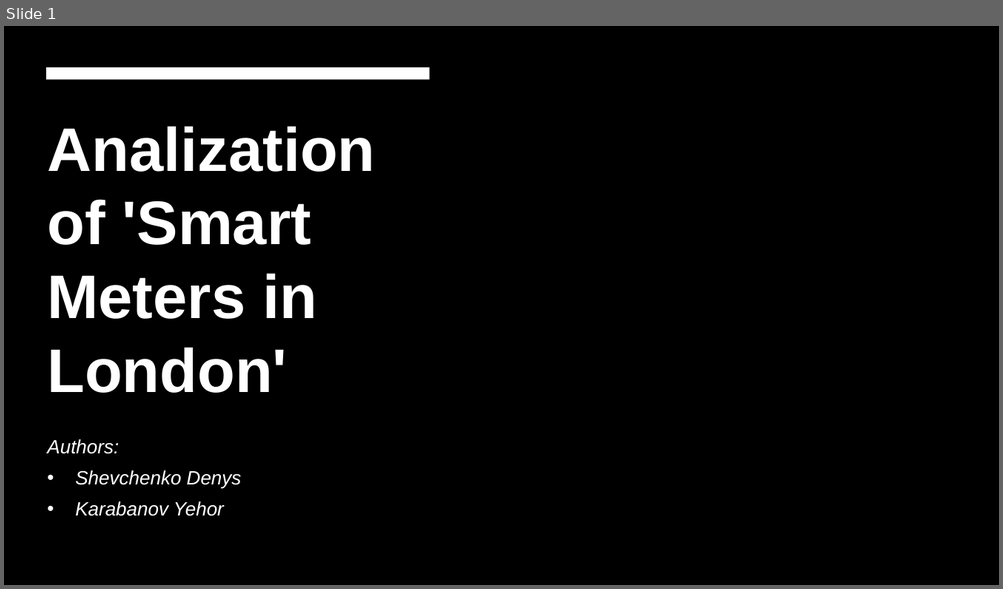
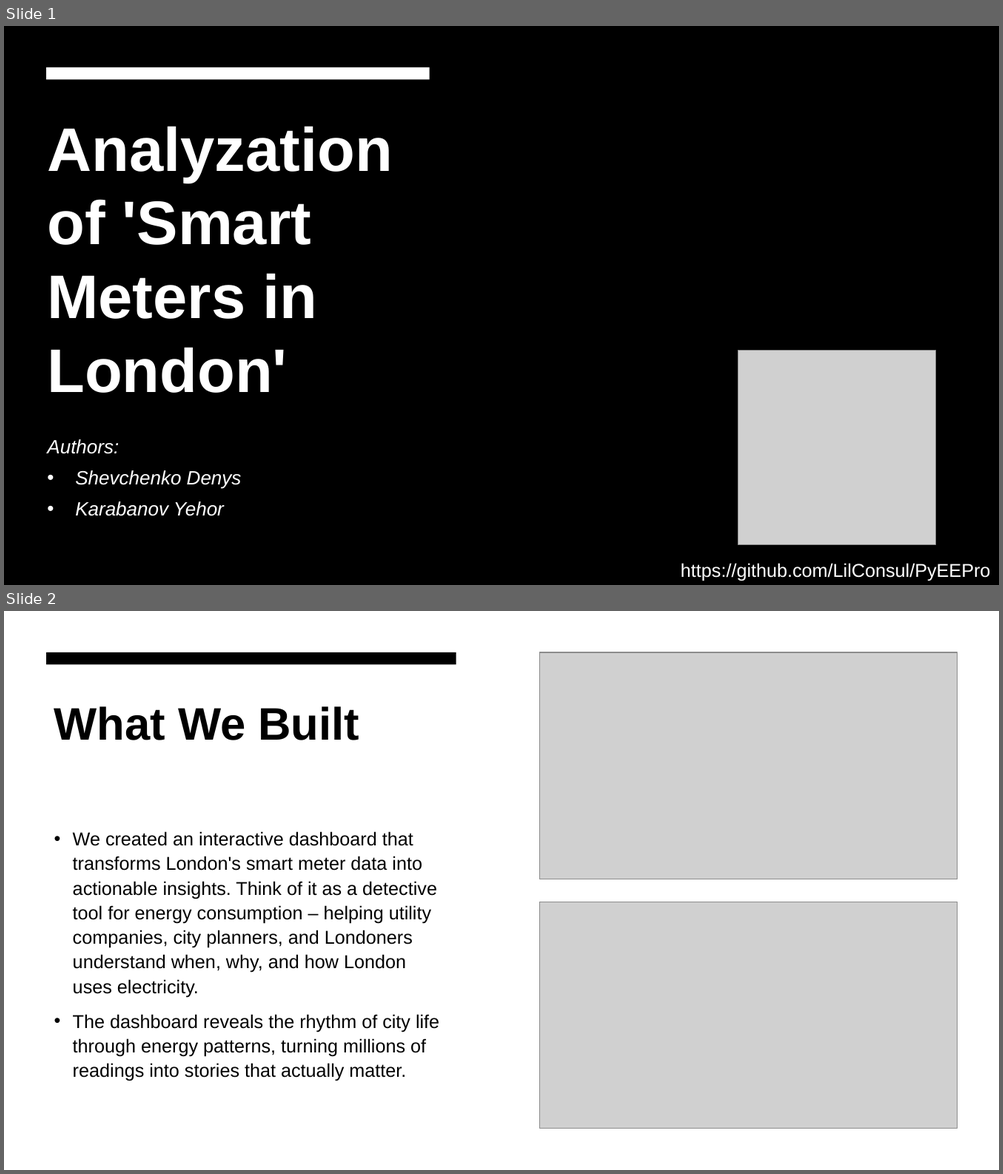
Before and after one commit to LilConsul/PyEEPro, a slide deck: docs/Analization of 'Smart Meters in London'.pptx. Shown one above the other, each under a label of ours: slide 1 before the commit, slides 1 and 2 after it. The pictures are 1003x589 and 1003x1174 pixels, drawn with LibreOffice and Linux fonts; fonts in the diff are those of the drawing; grey boxes stand for pictures; background and template pictures are left out. Boxes give left, top, right and bottom in pixels: in the first picture for what was removed or moved away, otherwise in the second. Text is boxed around its words. In the diff, an @@ line names an element or a change of style, - is before the commit and + after.

```diff
--- a/docs/Analization of 'Smart Meters in London'.pptx
+++ b/docs/Analization of 'Smart Meters in London'.pptx
@@ slide 2 added at [4,611,999,1170], background #FFFFFF @@
@@ rectangle added at [4,611,999,1170], fill #FFFFFF @@
@@ rectangle added at [46,652,456,665], fill #000000 @@
@@ picture added at [539,652,957,880] @@
@@ title added at [54,706,359,741], 44 pt, text #000000, bold @@
+What We Built
@@ text added at [73,832,439,1082], 18 pt, text #000000 @@
+• We created an interactive dashboard that transforms London's smart meter data into actionable insights. Think of it as a detective tool for energy consumption – helping utility companies, city planners, and Londoners understand when, why, and how London uses electricity.
+• The dashboard reveals the rhythm of city life through energy patterns, turning millions of readings into stories that actually matter.
@@ picture added at [539,902,957,1129] @@
@@ slide 1 changed as well @@
@@ title at [47,126,392,393]: text changed @@
-Analization of 'Smart Meters in London'
+Analyzation of 'Smart Meters in London'
@@ picture added at [738,351,936,546] @@
@@ text added at [680,563,990,582], 18 pt, text #FFFFFF @@
+https://github.com/LilConsul/PyEEPro
```
Also in this commit, not shown: 8 other slides added, 7 slides removed.
